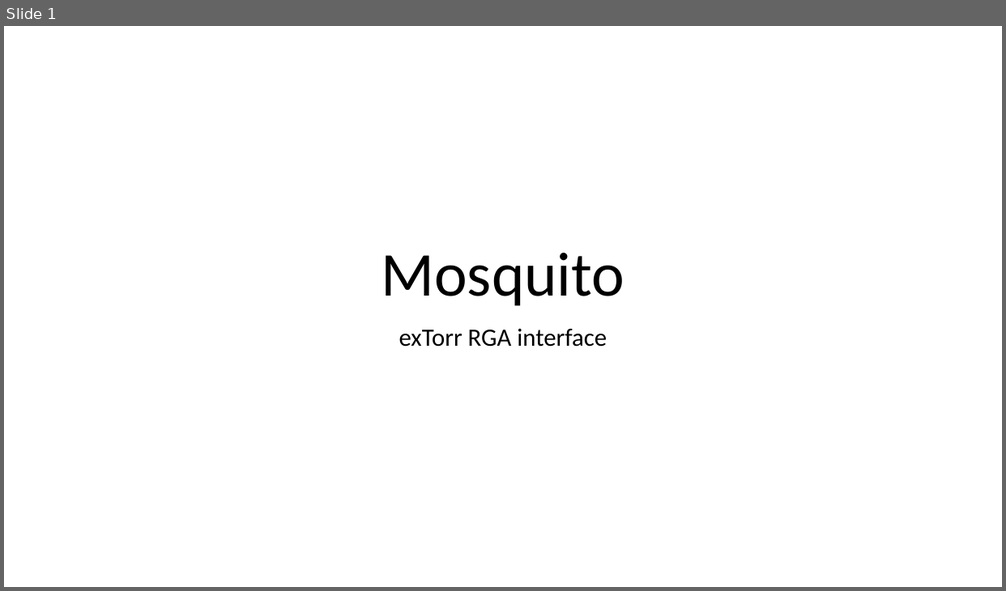
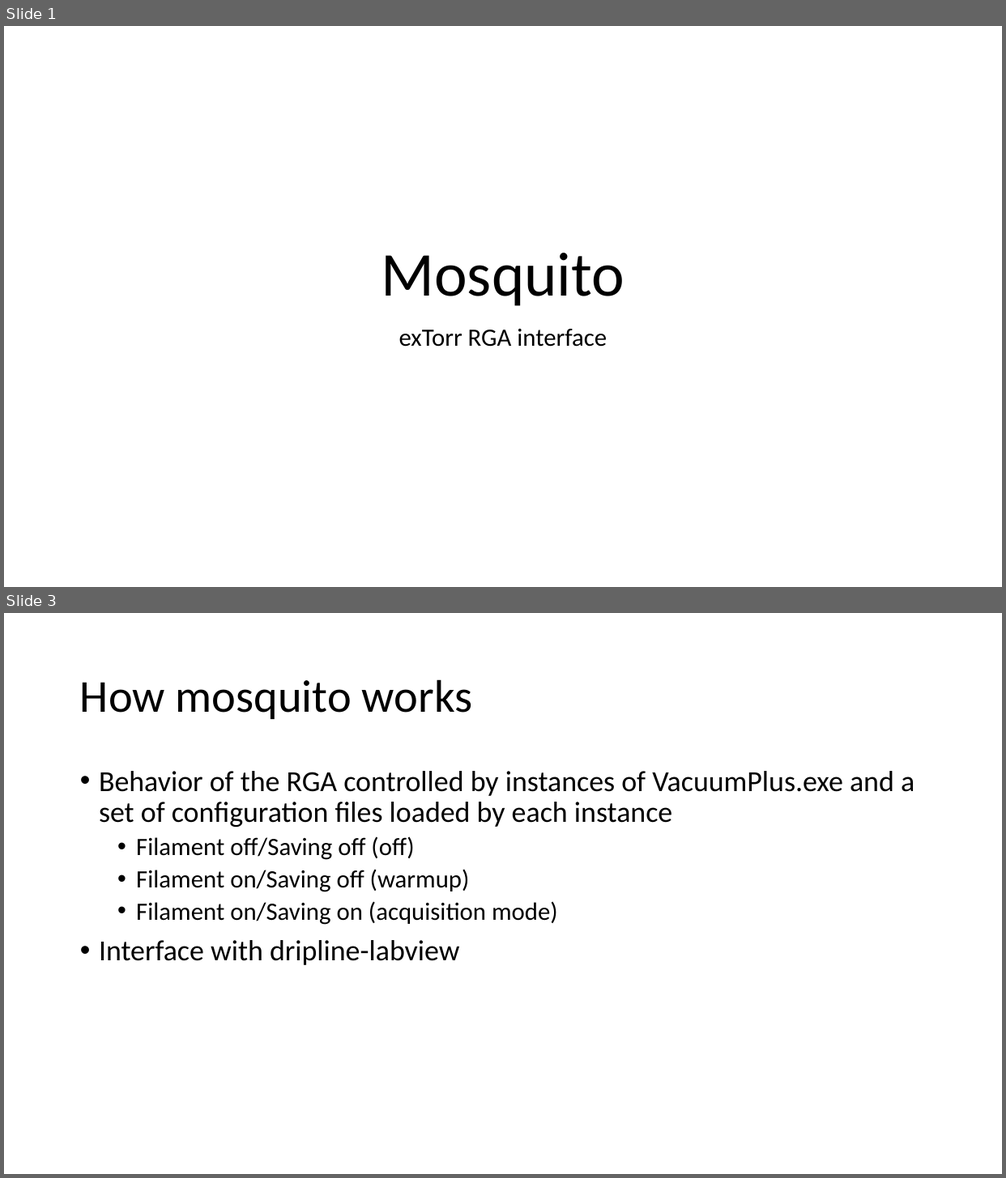
Before and after one commit to project8/mosquito, a slide deck: doc/schemes.pptx. Shown one above the other, each under a label of ours: slide 1 before the commit, slides 1 and 3 after it; the slides between them are not shown. The pictures are 1006x591 and 1006x1178 pixels, drawn with LibreOffice and Linux fonts; fonts in the diff are those of the drawing. Boxes give left, top, right and bottom in pixels: in the first picture for what was removed or moved away, otherwise in the second. Text is boxed around its words. In the diff, an @@ line names an element or a change of style, - is before the commit and + after.

```diff
--- a/doc/schemes.pptx
+++ b/doc/schemes.pptx
@@ slide 3 added at <box>4,613,1002,1174</box>, background #FFFFFF @@
@@ title added at <box>80,679,473,719</box>, 44 pt, text #000000 @@
+How mosquito works
@@ text added at <box>99,771,914,965</box>, 28 pt, text #000000 @@
+• Behavior of the RGA controlled by instances of VacuumPlus.exe and a set of configuration files loaded by each instance
+  • Filament off/Saving off (off)
+  • Filament on/Saving off (warmup)
+  • Filament on/Saving on (acquisition mode)
+• Interface with dripline-labview
```
Also in this commit, not shown: 6 other slides added, 1 other file.
